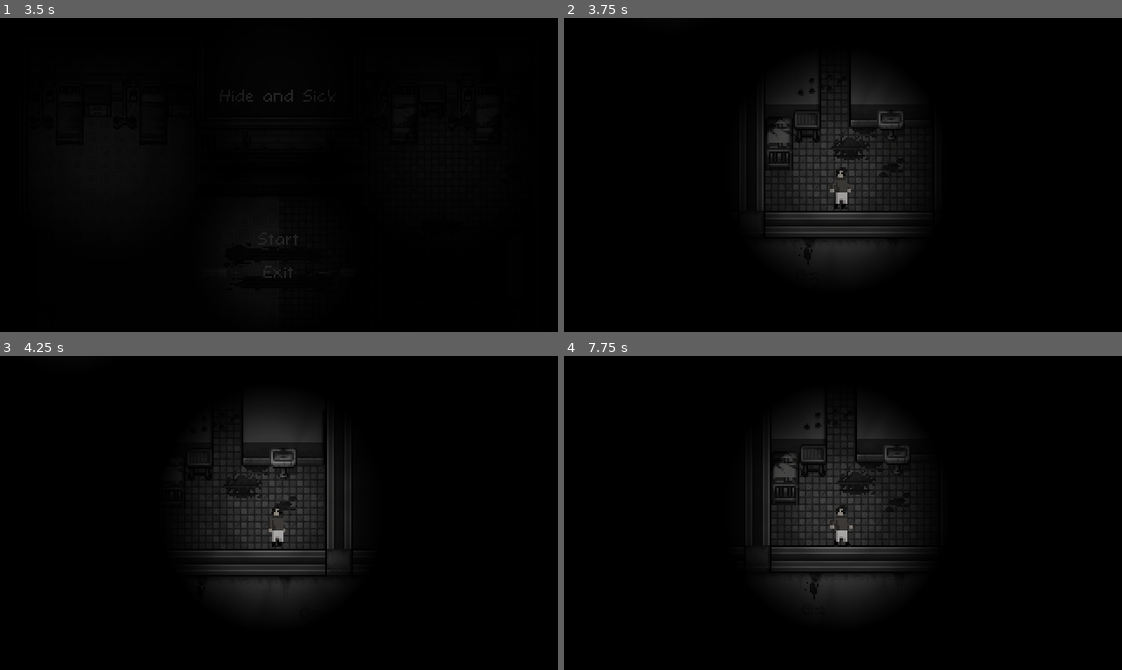
Above: before the commit, frames 1-4 (two rows, left to right).
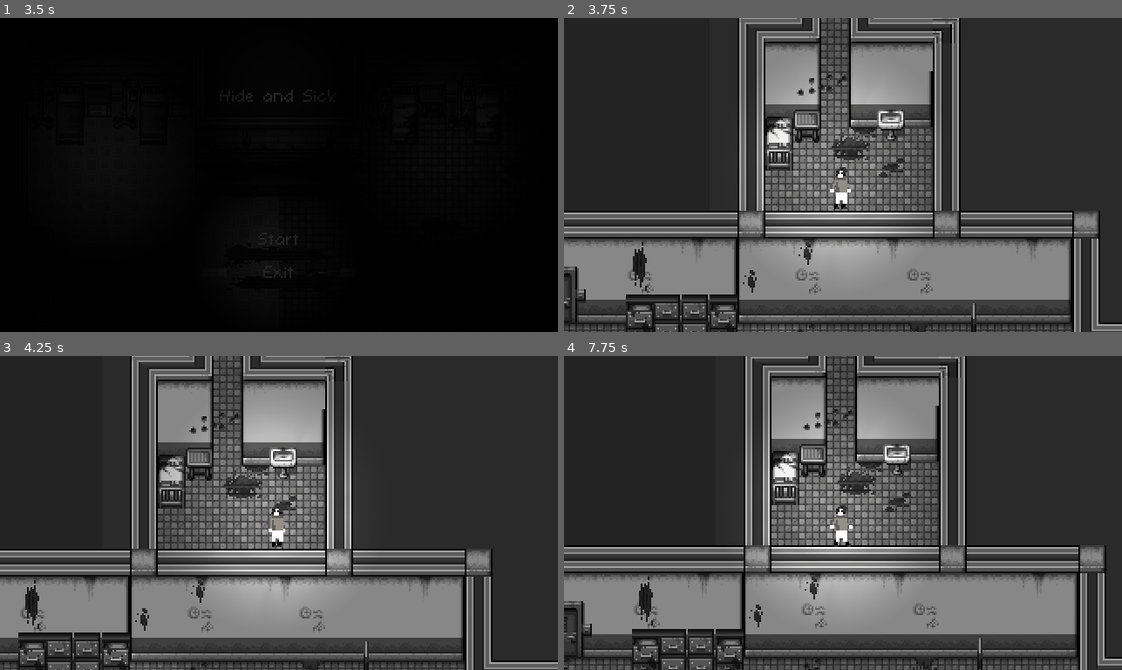
Above: after the commit, the same moments.

Repository: Gr1moire/Hide-and-Sick
Game: Godot game, scene res://menus/Menu.tscn
The game is run twice, just before and just after one commit, with the same random seed, the same clock (stepped at 60 frames per second) and the same inputs. Sound files missing from this copy of the repository are replaced by a short silence.
Inputs (mouse positions are in pixels of both pictures, inside the frame that each line leads up to):
- Up to frame 1 (3.5 s): click "Start" at 0.5 s; click "Start" at 1.25 s; tap Enter at 2 s; move the mouse to (401, 159) at 2.02 s; hold Right (ui_right) 2.03-2.78 s; tap Space (hide) at 2.1, 2.85 s; move the mouse to (167, 190) at 2.77 s; hold Down (ui_down) from 2.78 s (still down)
- Up to frame 2 (3.75 s): move the mouse to (898, 105) at 3.52 s; release Down (ui_down) at 3.53 s; hold Right (ui_right) from 3.53 s (still down)
- Up to frame 3 (4.25 s): keep holding Right (ui_right)
- Up to frame 4 (7.75 s): move the mouse to (815, 575) at 4.27 s; release Right (ui_right) at 4.28 s; hold Up (ui_up) 4.28-5.03 s; tap Space (hide) every 0.75 s from 4.35 to 7.35 s; move the mouse to (1010, 560) at 5.02 s; hold Left (ui_left) 5.03-6.53 s; move the mouse to (675, 465) at 5.77 s; move the mouse to (870, 513) at 6.52 s; hold Down (ui_down) 6.53-7.28 s; move the mouse to (759, 434) at 7.27 s; hold Right (ui_right) from 7.28 s (still down)

Frame 1 is identical in both runs. In frame 2, 96% of the frame differs, in the area x 0-100%, y 0-100%; in frame 3, 96%; in frame 4, 96%.

Commit message:
change lvl 1

Diff:
--- a/scenes/level1/Level1.tscn
+++ b/scenes/level1/Level1.tscn
@@ -424,7 +424,9 @@
 [sub_resource type="CircleShape2D" id=51]
 radius = 72.0
 
-[sub_resource type="GDScript" id=52]
+[sub_resource type="AnimationNodeStateMachinePlayback" id=52]
+
+[sub_resource type="GDScript" id=53]
 script/source = "extends Node2D
 
 export(String, FILE) var next_scene = \"\"
@@ -434,14 +436,14 @@
 		get_tree().change_scene(next_scene)
 "
 
-[sub_resource type="RectangleShape2D" id=53]
+[sub_resource type="RectangleShape2D" id=54]
 
 [node name="Level1" type="Node2D"]
+position = Vector2( -1, 0 )
 
 [node name="Map" type="StaticBody2D" parent="."]
 
 [node name="DarkLight" parent="Map" instance=ExtResource( 4 )]
-visible = true
 
 [node name="Navigation2D" type="Navigation2D" parent="Map" groups=[
 "LevelNaviguation",
@@ -514,11 +516,11 @@
 limit_bottom = 512
 
 [node name="Enemy" parent="Entities" instance=ExtResource( 6 )]
-position = Vector2( 410.336, 30.5293 )
+position = Vector2( 155.539, 144.564 )
 playerPath = NodePath("../Player")
 actual_dest = Vector2( 420, 30 )
-dest = Vector2( 150, 130 )
-dest2 = Vector2( 420, 265 )
+dest = Vector2( 150, 30 )
+dest2 = Vector2( 150, 150 )
 dest3 = Vector2( 420, 30 )
 
 [node name="Player Collision" parent="Entities/Enemy" index="1"]
@@ -551,13 +553,24 @@
 wait_time = 0.2
 autostart = true
 
+[node name="Enemy2" parent="Entities" instance=ExtResource( 6 )]
+position = Vector2( 485.075, 267.994 )
+playerPath = NodePath("../Player")
+actual_dest = Vector2( 150, 260 )
+dest = Vector2( 150, 150 )
+dest2 = Vector2( 150, 260 )
+dest3 = Vector2( 480, 265 )
+
+[node name="AnimationTree" parent="Entities/Enemy2" index="3"]
+parameters/playback = SubResource( 52 )
+
 [node name="Portal" parent="." instance=ExtResource( 12 )]
 position = Vector2( 680, 288 )
 next_scene_path = "res://scenes/level2/Level2.tscn"
 
 [node name="FadeToBlack" parent="Portal" instance=ExtResource( 14 )]
 position = Vector2( -297.227, -370.897 )
-script = SubResource( 52 )
+script = SubResource( 53 )
 next_scene = "res://scenes/level2/Level2.tscn"
 
 [node name="Voices" type="Node2D" parent="."]
@@ -587,3 +600,4 @@
 [editable path="Entities/HidingSpotLockersBack"]
 [editable path="Entities/Player"]
 [editable path="Entities/Enemy"]
+[editable path="Entities/Enemy2"]
Not shown: 2 places in scenes/level1/Level1.tscn that only renumber resources
